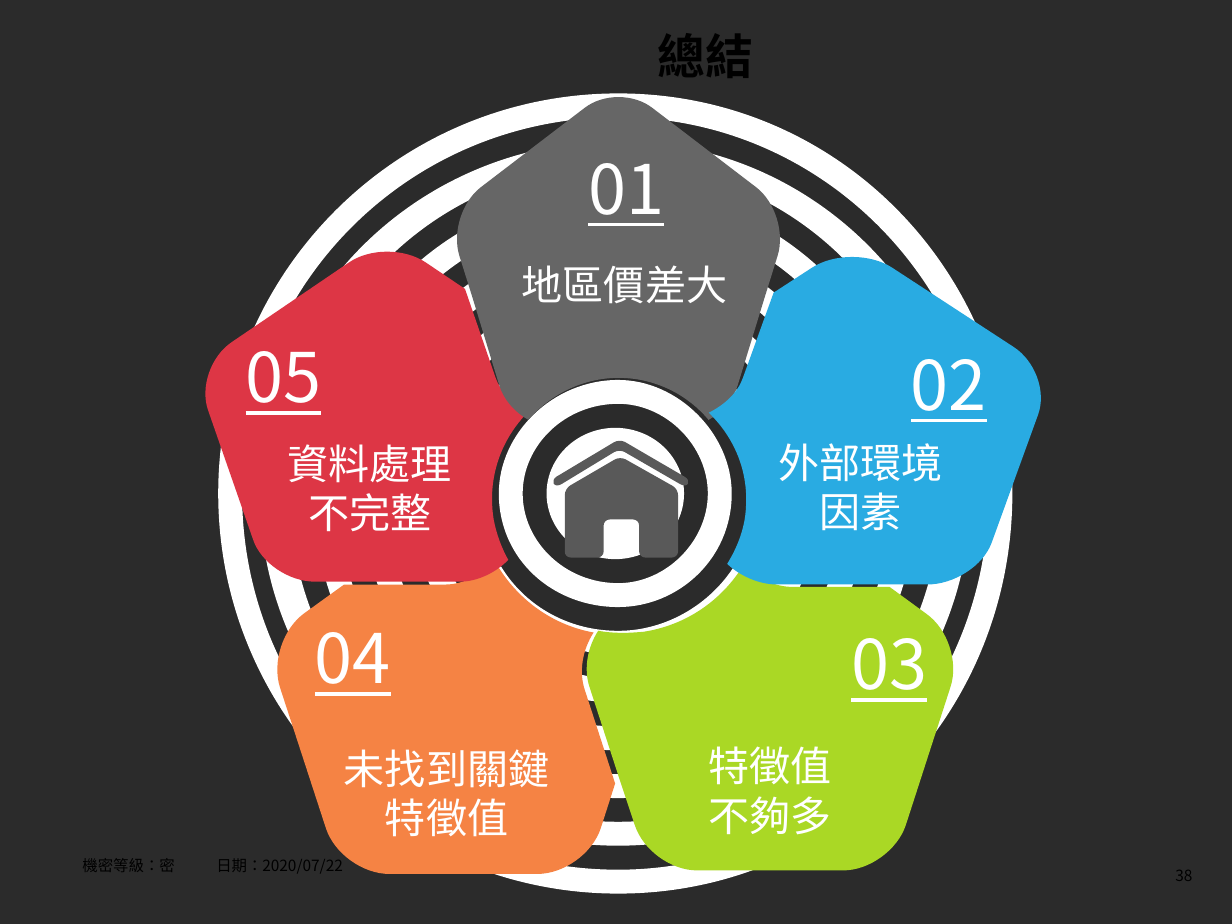
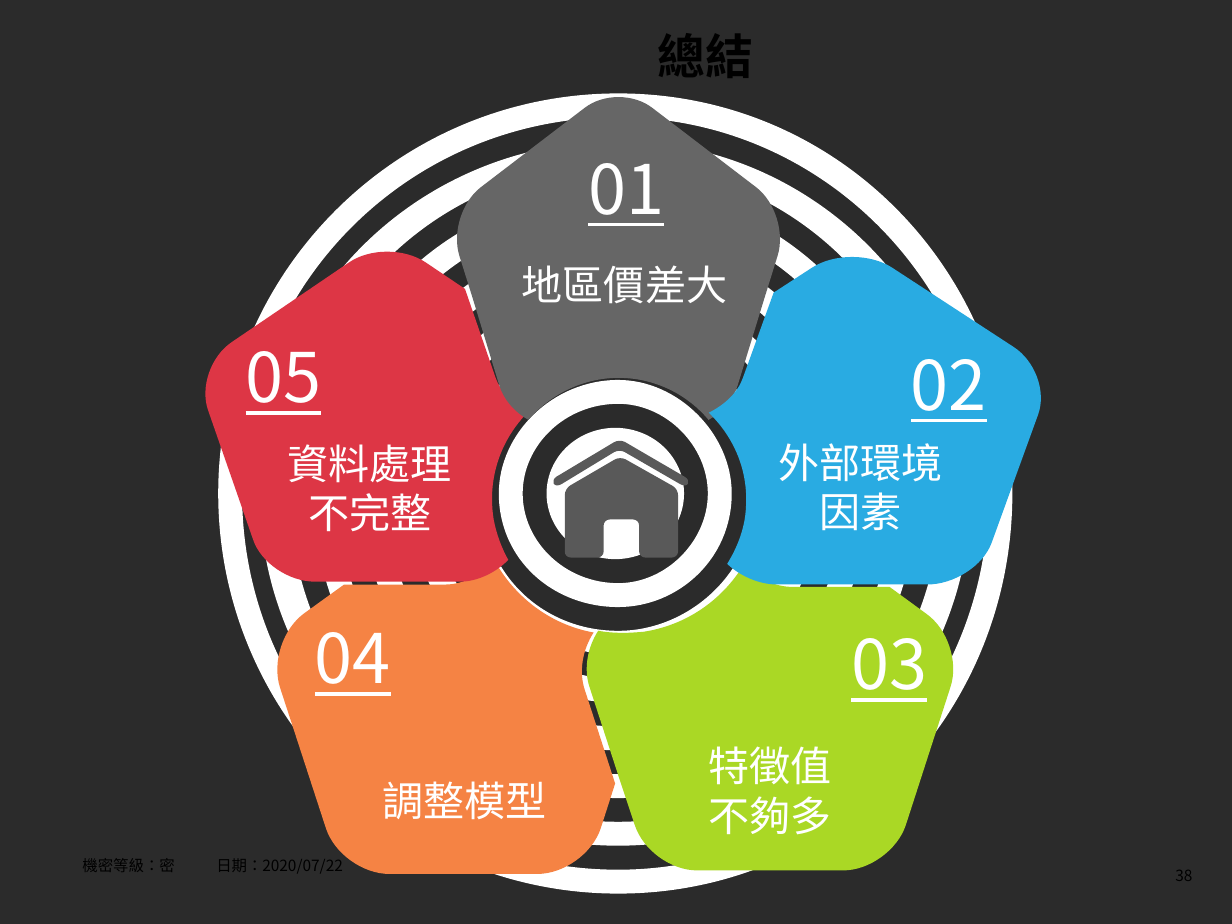
Before and after one commit to hrne/FINAL_REPORT, a slide deck: slide 38 of AI_Report/AI應用-不動產價格預測.pptx. Drawn at 1232x924 pixels with LibreOffice and Linux fonts; fonts in the diff are those of the drawing; background and template pictures are left out; a plain dark background stands for a picture behind light text. Boxes give left, top, right and bottom in pixels: in the first picture for what was removed or moved away, otherwise in the second. Text is boxed around its words. In the diff, an @@ line names an element or a change of style, - is before the commit and + after.

```diff
--- a/AI_Report/AI應用-不動產價格預測.pptx
+++ b/AI_Report/AI應用-不動產價格預測.pptx
@@ text at (383,781,547,820): text changed @@
-未找到關鍵
-特徵值
+調整模型
```
Also in this commit, not shown: 1 other slide changed, 1 other file.
